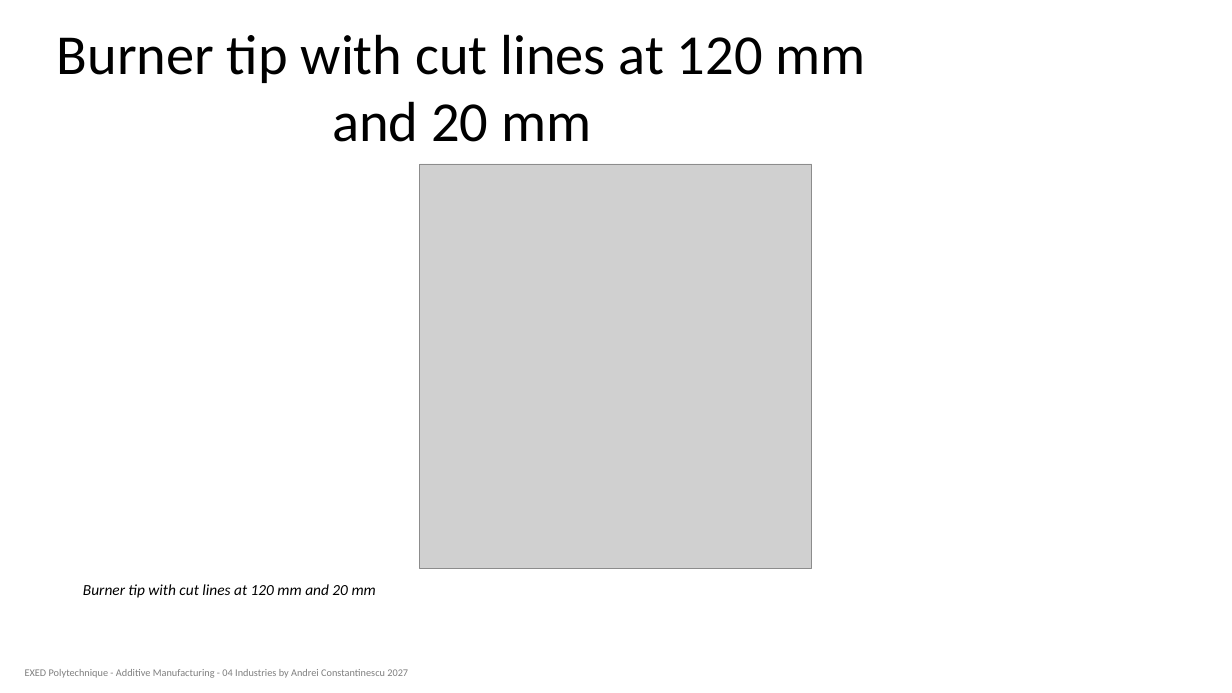
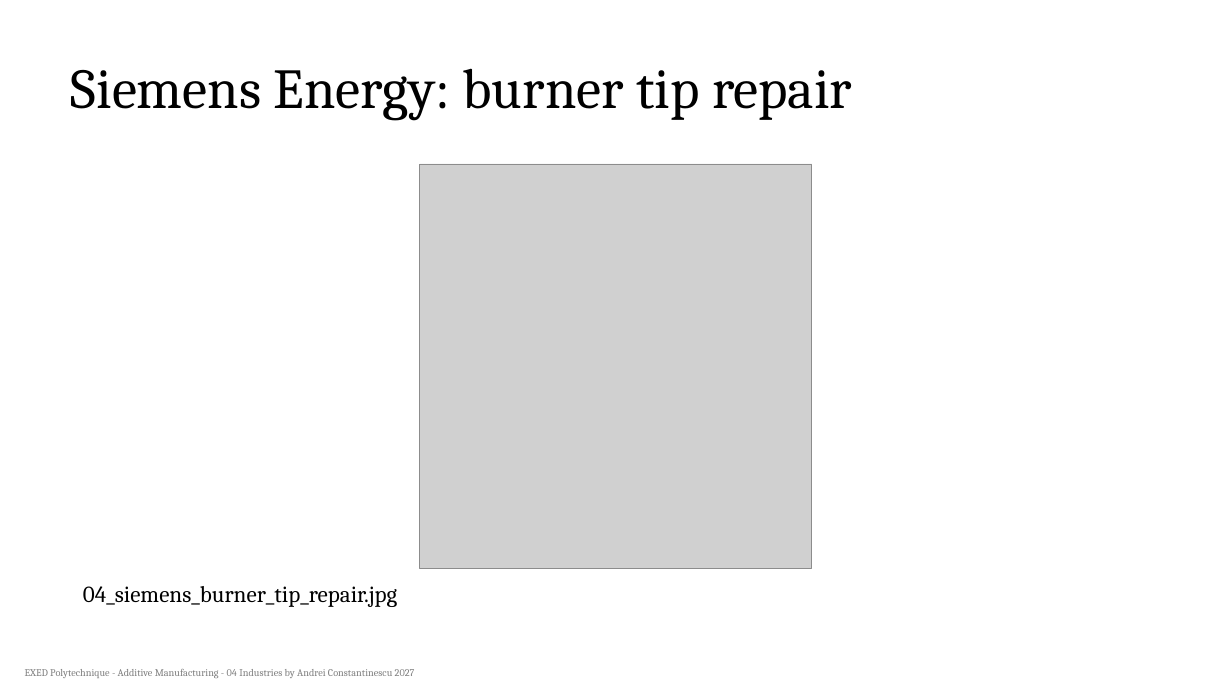
Before and after one commit to aconstant-lms/X-FabAdd, a slide deck: slide 13 of 04_industries/slides/04_am_repair_figures_test.pptx. Drawn at 1232x693 pixels with LibreOffice and Linux fonts; fonts in the diff are those of the drawing; grey boxes stand for pictures. Boxes give left, top, right and bottom in pixels: in the first picture for what was removed or moved away, otherwise in the second. Text is boxed around its words. In the diff, an @@ line names an element or a change of style, - is before the commit and + after.

```diff
--- a/04_industries/slides/04_am_repair_figures_test.pptx
+++ b/04_industries/slides/04_am_repair_figures_test.pptx
@@ title at (x1=71, y1=68, x2=852, y2=120): text changed; font Calibri to Cambria @@
-Burner tip with cut lines at 120 mm and 20 mm
+Siemens Energy: burner tip repair
@@ text at (x1=83, y1=586, x2=397, y2=607): text changed; size 12 to 18 pt; font Calibri to Cambria; italic off @@
-Burner tip with cut lines at 120 mm and 20 mm
+04_siemens_burner_tip_repair.jpg
@@ text "EXED Polytechnique - Additive Manufacturing ..." at (x1=25, y1=669, x2=415, y2=678): font Calibri to Cambria @@
```
Also in this commit, not shown: 14 other slides changed.
